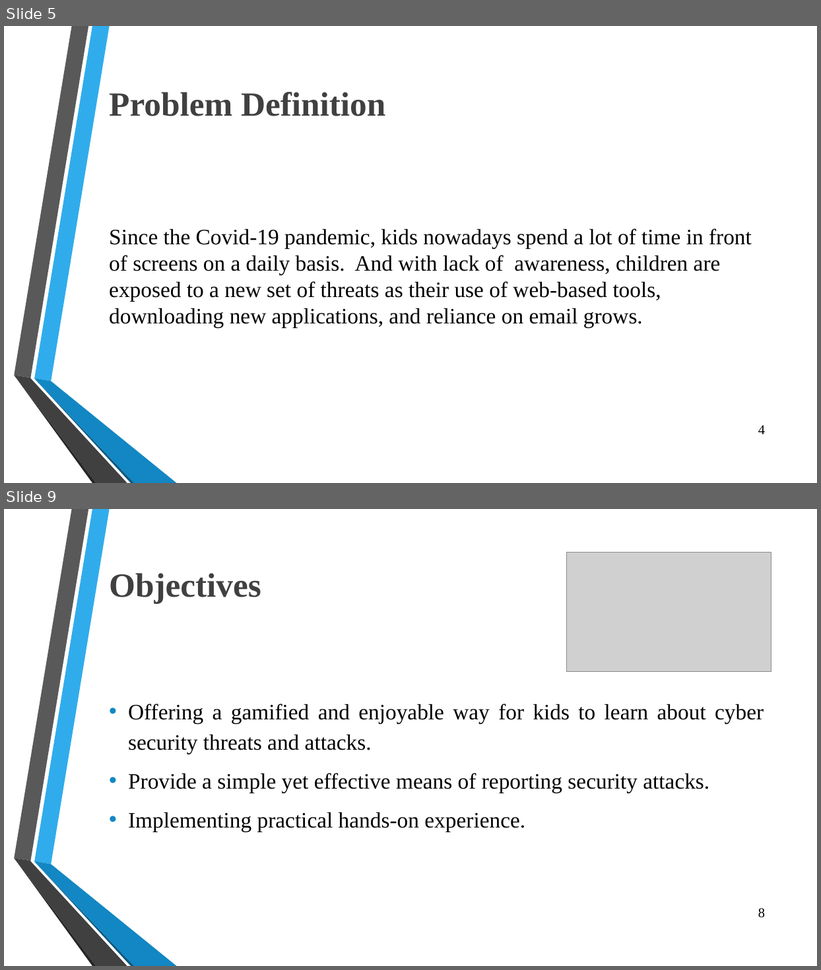
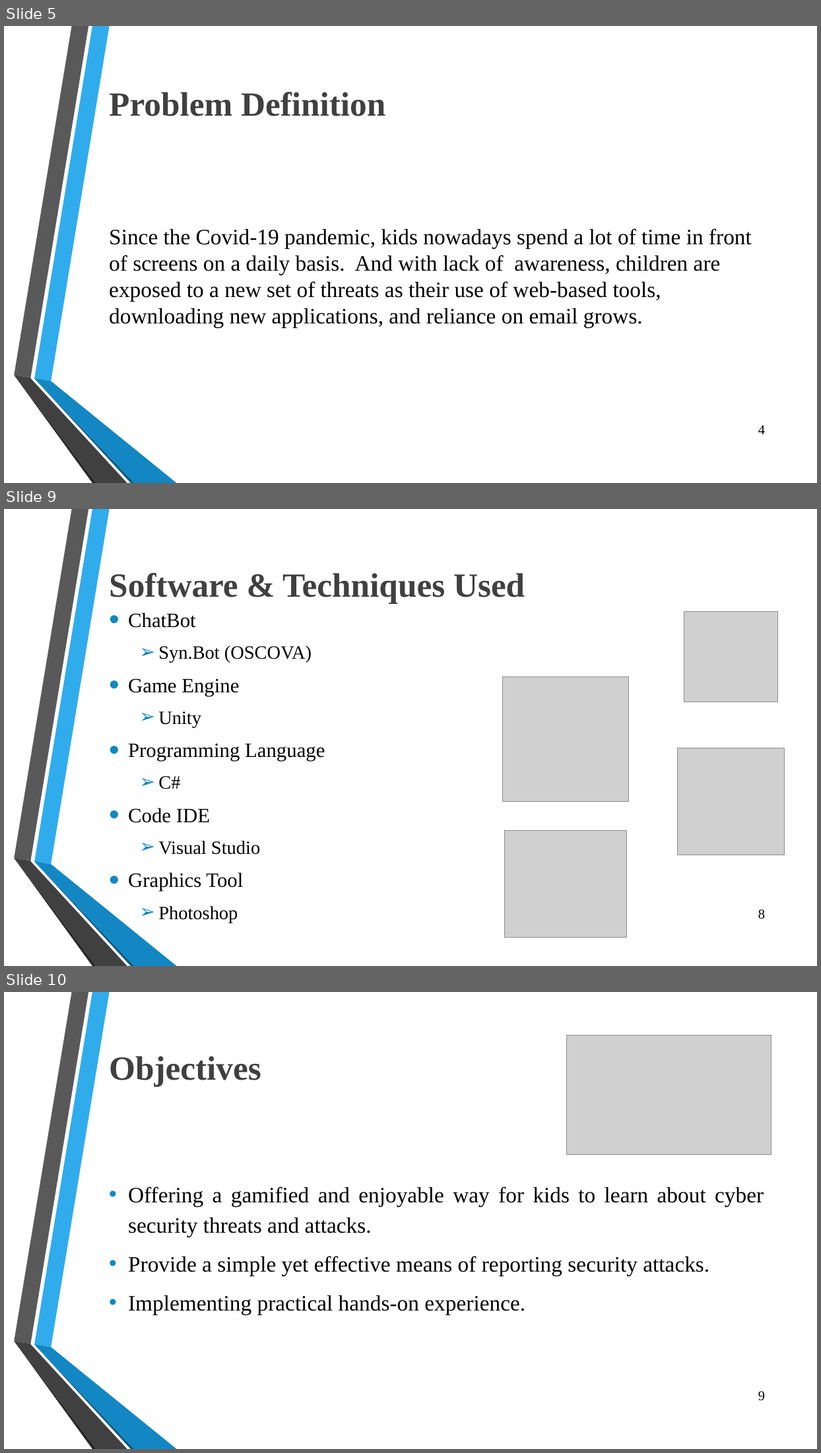
Before and after one commit to OmarSedkyUI/CyberLearningAdventureJunior, a slide deck: Graduation_Project_Presentation_FinalSeminar.pptx. Shown one above the other, each under a label of ours: slides 5 and 9 before the commit, slides 5, 9 and 10 after it; the slides between them are not shown. The pictures are 821x970 and 821x1453 pixels, drawn with LibreOffice and Linux fonts; fonts in the diff are those of the drawing; grey boxes stand for pictures; background and template pictures are left out. Boxes give left, top, right and bottom in pixels: in the first picture for what was removed or moved away, otherwise in the second. Text is boxed around its words. In the diff, an @@ line names an element or a change of style, - is before the commit and + after.

```diff
--- a/Graduation_Project_Presentation_FinalSeminar.pptx
+++ b/Graduation_Project_Presentation_FinalSeminar.pptx
@@ slide 9 added at bbox=[4, 509, 817, 966], background picture (left out); not listed: 6 template elements that a slide beside it also shows @@
@@ title added at bbox=[109, 573, 525, 603], 40 pt, text #404040, bold @@
+Software & Techniques Used
@@ text added at bbox=[128, 613, 325, 892], 24.1 pt, text #000000 @@
+• ChatBot
+  ➢ Syn.Bot (OSCOVA)
+• Game Engine
+  ➢ Unity
+• Programming Language
+  ➢ C#
+• Code IDE
+  ➢ Visual Studio
+• Graphics Tool
+  ➢ Photoshop
@@ picture added at bbox=[684, 611, 778, 702] @@
@@ picture added at bbox=[503, 677, 629, 802] @@
@@ picture added at bbox=[678, 748, 785, 855] @@
@@ picture added at bbox=[505, 831, 627, 938] @@
@@ page number added at bbox=[758, 910, 765, 920], 16 pt, text #000000 @@
+8
@@ what was slide 9 is now slide 10 @@
@@ page number at bbox=[758, 1391, 765, 1401]: text changed @@
-8
+9
```
Also in this commit, not shown: 9 slides changed.
